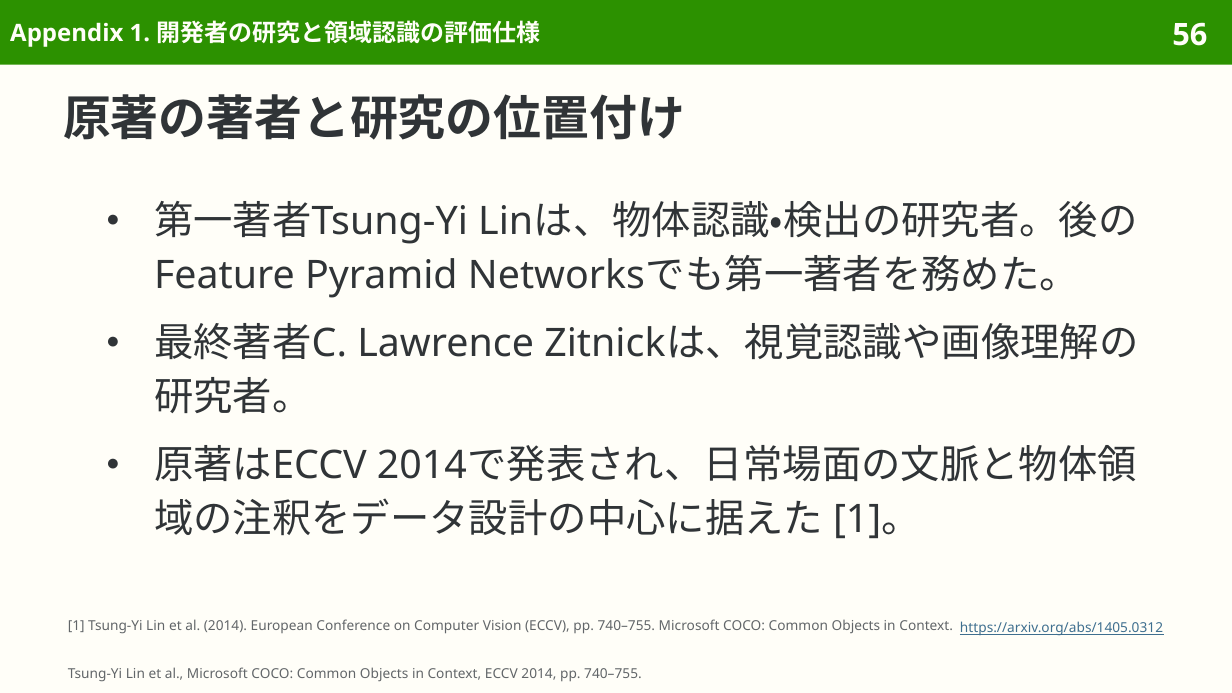
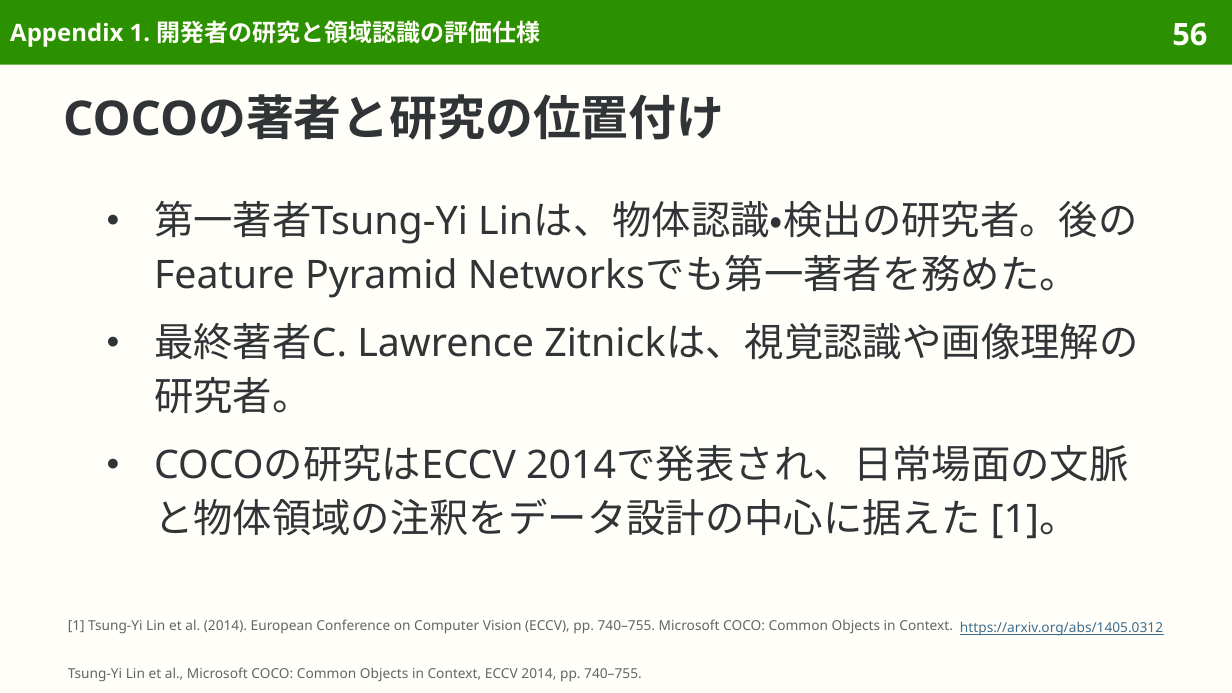
Before and after one commit to sasakiy84/datasets-in-10-minutes, a slide deck: slide 56 of slides/datasets-in-10-minutes-coco.pptx. Drawn at 1232x693 pixels with LibreOffice and Linux fonts; fonts in the diff are those of the drawing. Boxes give left, top, right and bottom in pixels: in the first picture for what was removed or moved away, otherwise in the second. Text is boxed around its words. In the diff, an @@ line names an element or a change of style, - is before the commit and + after.

Commit message:
slides(coco): refine Japanese wording and pair translations

```diff
--- a/slides/datasets-in-10-minutes-coco.pptx
+++ b/slides/datasets-in-10-minutes-coco.pptx
@@ title at [63,94,725,140]: text changed @@
-原著の著者と研究の位置付け
+COCOの著者と研究の位置付け
@@ text at [154,445,1128,539]: text changed @@
-● 原著はECCV 2014で発表され、日常場面の文脈と物体領域の注釈をデータ設計の中心に据えた [1]。
+● COCOの研究はECCV 2014で発表され、日常場面の文脈と物体領域の注釈をデータ設計の中心に据えた [1]。
```
Also in this commit, not shown: 1 other slide changed, 3 other files.
